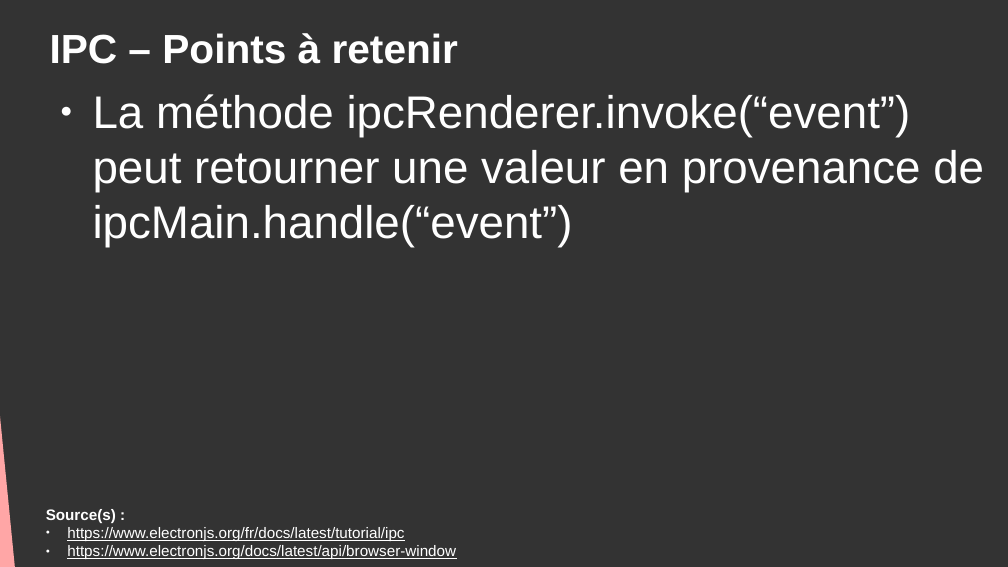
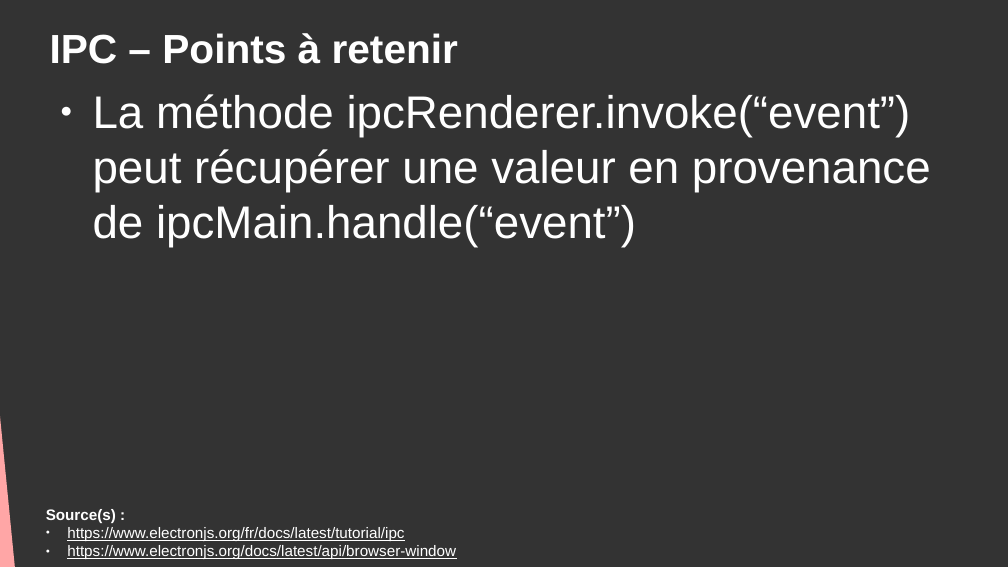
Before and after one commit to DanYellow/cours, a slide deck: slide 25 of developpement-front-s5/travaux-pratiques/numero-5/presentation.odp. Drawn at 1008x567 pixels with LibreOffice and Linux fonts; fonts in the diff are those of the drawing. Boxes give left, top, right and bottom in pixels: in the first picture for what was removed or moved away, otherwise in the second. Text is boxed around its words. In the diff, an @@ line names an element or a change of style, - is before the commit and + after.

```diff
--- a/developpement-front-s5/travaux-pratiques/numero-5/presentation.odp
+++ b/developpement-front-s5/travaux-pratiques/numero-5/presentation.odp
@@ text at <box>93,94,931,247</box>: text changed @@
-● La méthode ipcRenderer.invoke(“event”) peut retourner une valeur en provenance de ipcMain.handle(“event”)
+● La méthode ipcRenderer.invoke(“event”) peut récupérer une valeur en provenance de ipcMain.handle(“event”)
```
Also in this commit, not shown: 2 other slides changed, 4 other files.
